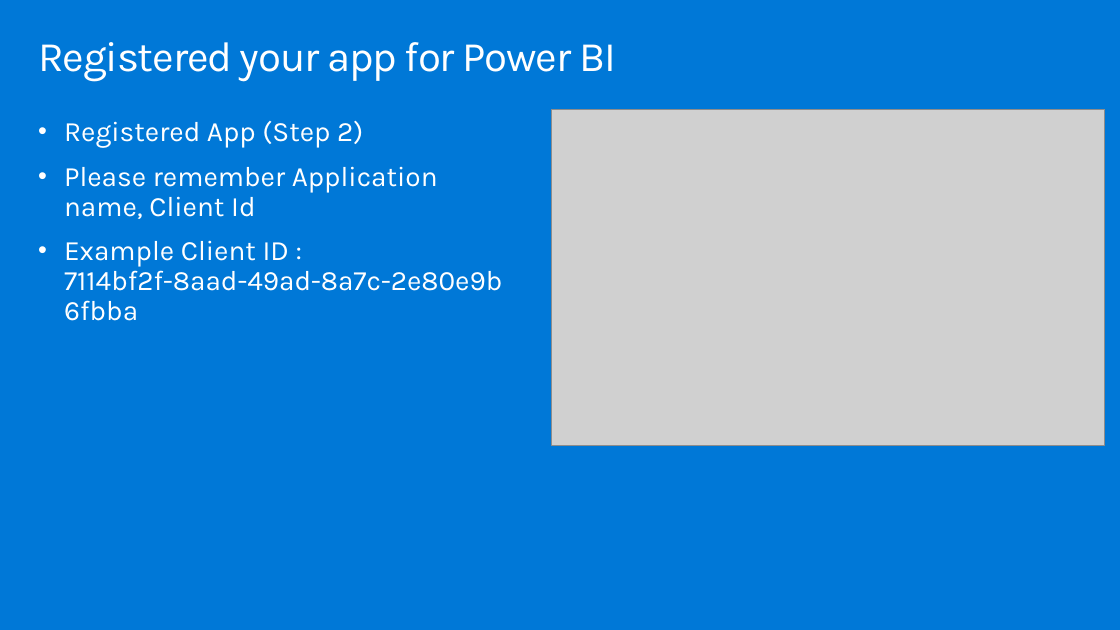
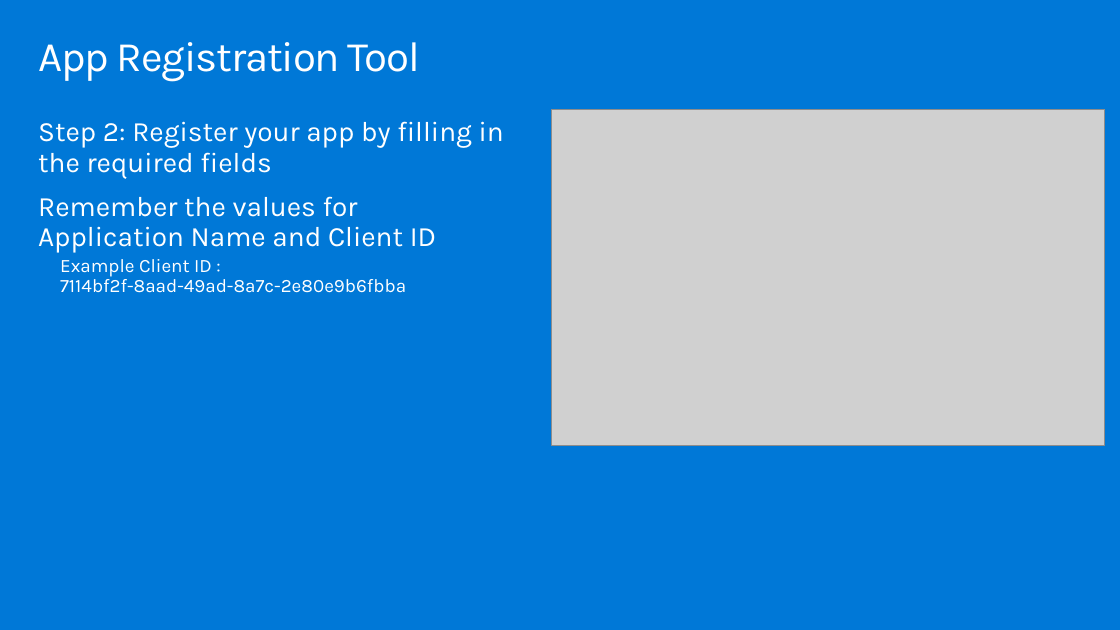
Before and after one commit to hnc198/AzurePowerBI, a slide deck: slide 4 of Hands-on Modules/Embedding/9. Embedding Module.pptx. Drawn at 1120x630 pixels with LibreOffice and Linux fonts; fonts in the diff are those of the drawing; grey boxes stand for pictures. Boxes give left, top, right and bottom in pixels: in the first picture for what was removed or moved away, otherwise in the second. Text is boxed around its words. In the diff, an @@ line names an element or a change of style, - is before the commit and + after.

```diff
--- a/Hands-on Modules/Embedding/9. Embedding Module.pptx
+++ b/Hands-on Modules/Embedding/9. Embedding Module.pptx
@@ title at <box>38,42,420,82</box>: text changed @@
-Registered your app for Power BI
+App Registration Tool
@@ text at <box>38,121,504,253</box>: text changed @@
-• Registered App (Step 2)
-• Please remember Application name, Client Id
+Step 2: Register your app by filling in the required fields
+Remember the values for Application Name and Client ID
@@ text at <box>60,259,406,293</box>: size 24 to 16.2 pt in "Example Client ID : 7114bf2f-8aad-49ad-8a7c-2e80e9b6fbba"; bullet • to none; list level 1 to 2 in "Example Client ID : 7114bf2f-8aad-49ad-8a7c-2e80e9b6fbba" @@
```
Also in this commit, not shown: 7 other slides changed, 3 other files.
